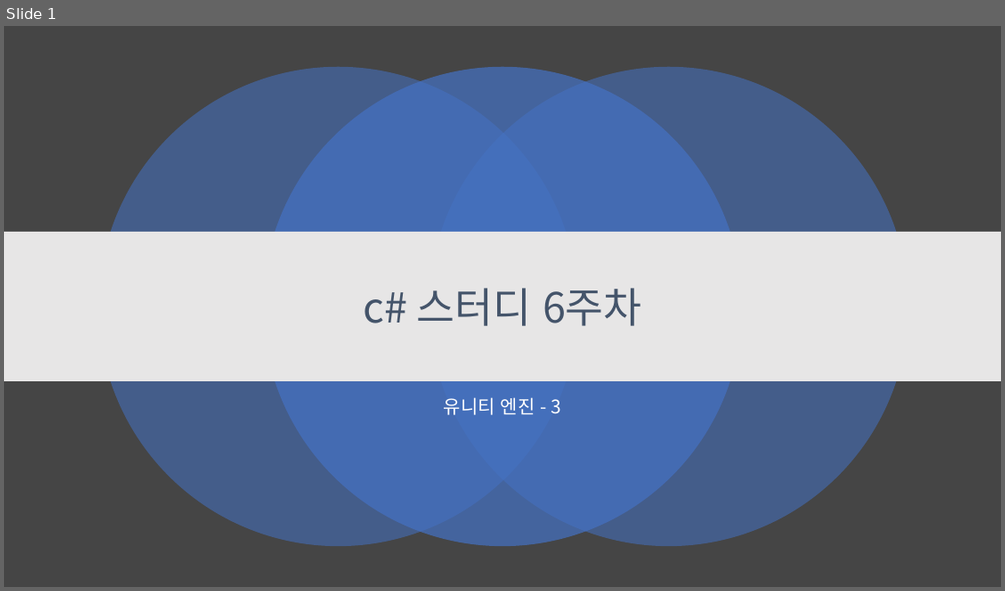
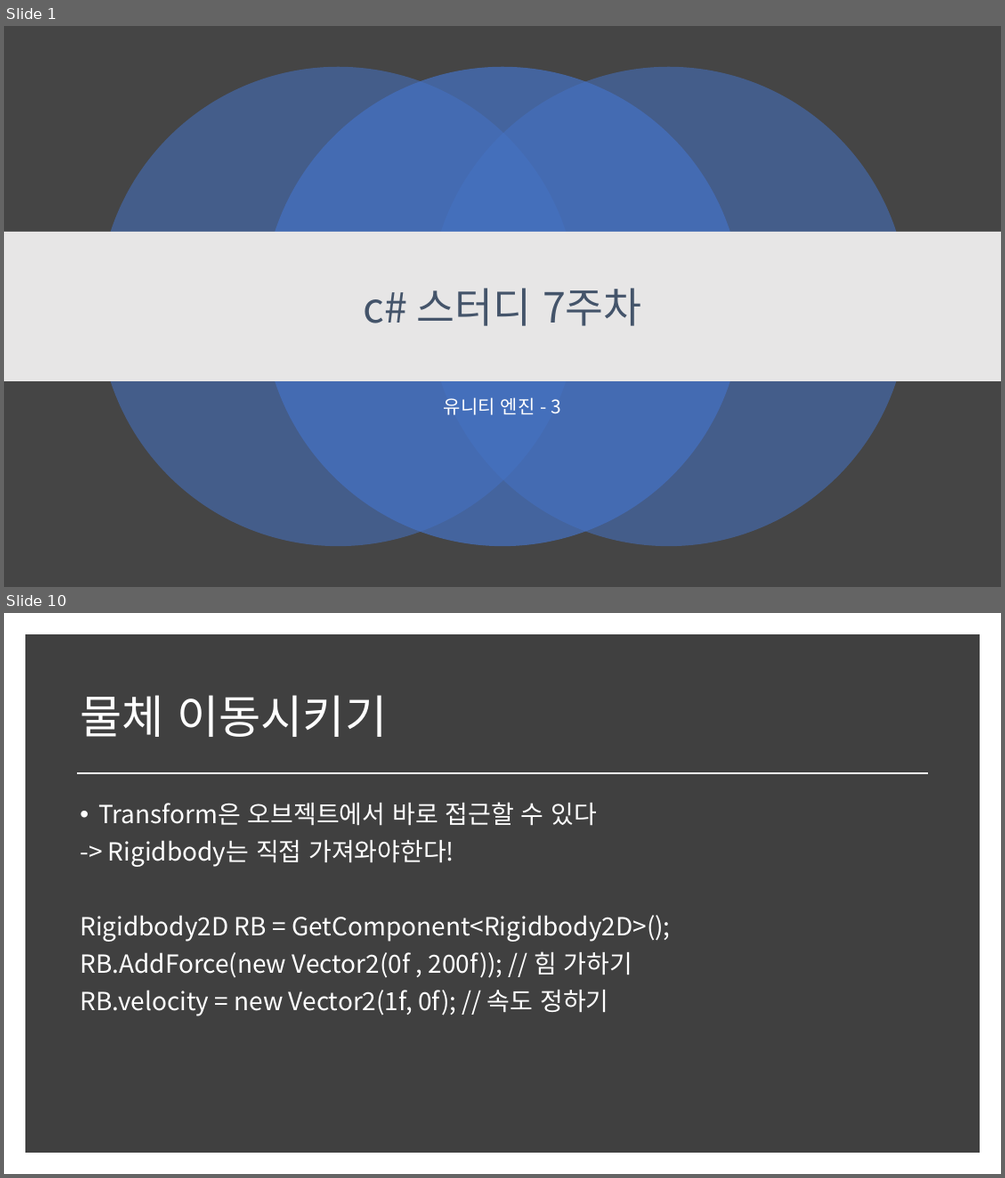
Before and after one commit to kjh99660/Study_powerpoint, a slide deck: C#스터디/c# 스터디 7주 차.pptx. Shown one above the other, each under a label of ours: slide 1 before the commit, slides 1 and 10 after it; the slides between them are not shown. The pictures are 1005x591 and 1005x1178 pixels, drawn with LibreOffice and Linux fonts; fonts in the diff are those of the drawing. Boxes give left, top, right and bottom in pixels: in the first picture for what was removed or moved away, otherwise in the second. Text is boxed around its words. In the diff, an @@ line names an element or a change of style, - is before the commit and + after.

Commit message:
스터디 마감 및 다른 시험 일정 및 아이디어 업로드

```diff
--- a/C#스터디/c# 스터디 7주 차.pptx
+++ b/C#스터디/c# 스터디 7주 차.pptx
@@ slide 10 added at [4,613,1001,1174], background #FFFFFF @@
@@ rectangle added at [30,639,975,1148], fill #404040, outline #404040 10 pt @@
@@ title added at [80,695,387,737], 44 pt, text #FFFFFF @@
+물체 이동시키기
@@ line added from (77, 773) to (928, 773), #FFFFFF 1.75 pt @@
@@ text added at [80,802,671,1016], 24 pt, text #FFFFFF @@
+• Transform은 오브젝트에서 바로 접근할 수 있다
+-> Rigidbody는 직접 가져와야한다!
+Rigidbody2D RB = GetComponent<Rigidbody2D>();
+RB.AddForce(new Vector2(0f , 200f)); // 힘 가하기
+RB.velocity = new Vector2(1f, 0f); // 속도 정하기
@@ slide 1 changed as well @@
@@ title at [363,288,642,326]: text changed @@
-c# 스터디 6주차
+c# 스터디 7주차
```
Also in this commit, not shown: 16 other slides added, 1 slide removed, 12 other files.
